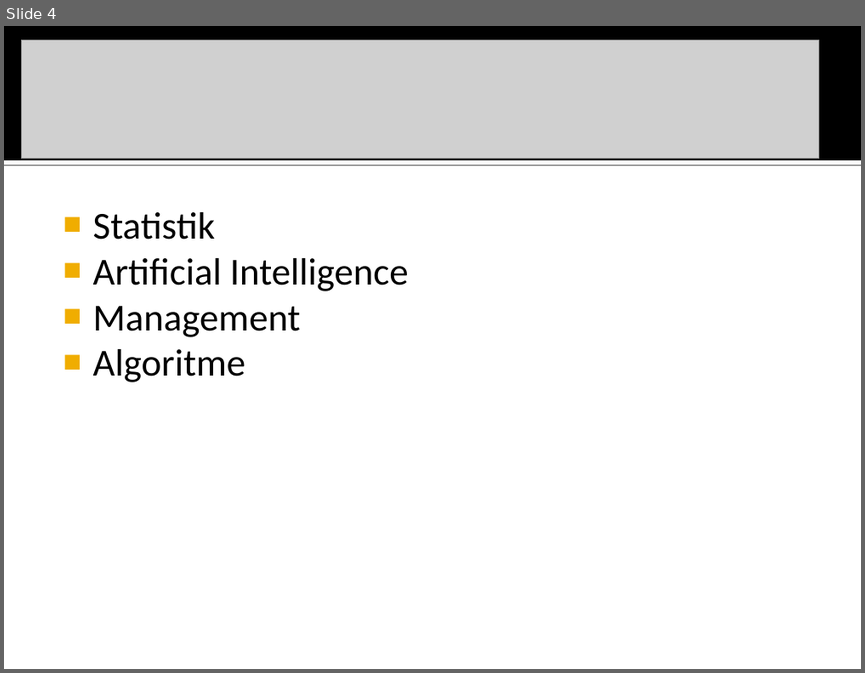
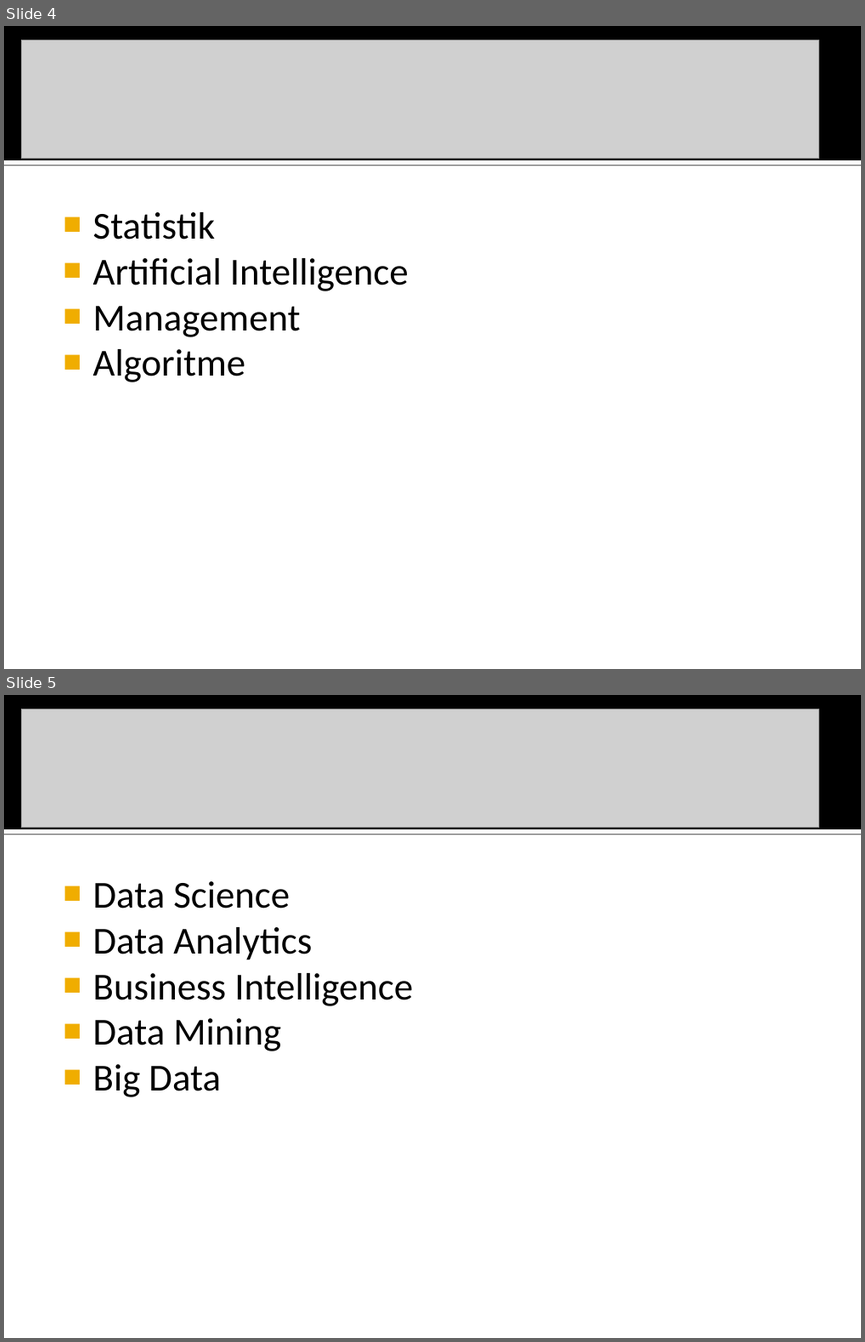
Before and after one commit to barliant/ikd415, a slide deck: Slides/Intelijen Data IKD415.ppt. Shown one above the other, each under a label of ours: slide 4 before the commit, slides 4 and 5 after it. The pictures are 865x673 and 865x1342 pixels, drawn with LibreOffice and Linux fonts; fonts in the diff are those of the drawing; grey boxes stand for pictures. Boxes give left, top, right and bottom in pixels: in the first picture for what was removed or moved away, otherwise in the second. Text is boxed around its words. In the diff, an @@ line names an element or a change of style, - is before the commit and + after.

Commit message:
Data peserta kuliah.

```diff
--- a/Slides/Intelijen Data IKD415.ppt
+++ b/Slides/Intelijen Data IKD415.ppt
@@ slide 5 added at (4, 695, 861, 1338), background #FFFFFF; not listed: 2 template elements that a slide beside it also shows @@
@@ picture added at (22, 709, 819, 828) @@
@@ text added at (93, 881, 413, 1097), 32 pt, text #000000 @@
+■ Data Science
+■ Data Analytics
+■ Business Intelligence
+■ Data Mining
+■ Big Data
```
Also in this commit, not shown: 3 other slides added, 3 other files.
